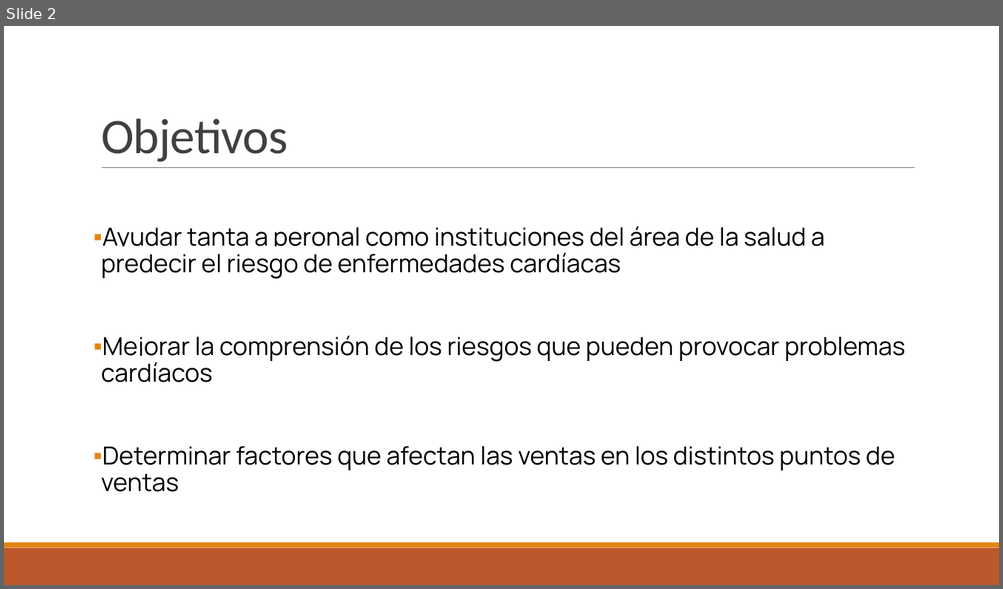
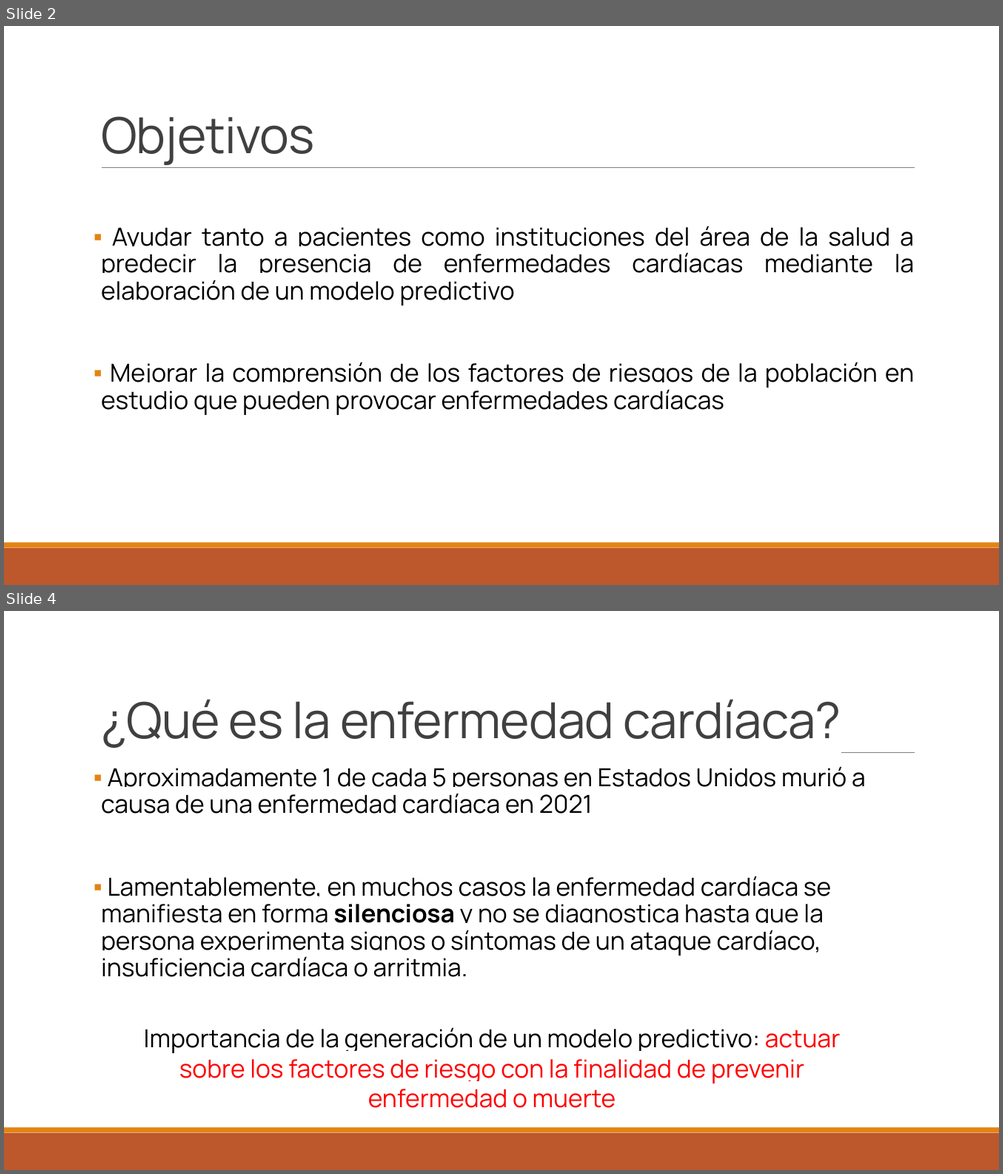
Before and after one commit to sordenesf/Heart-Disease, a slide deck: Presentación Indicators of Heart Diseases.pptx. Shown one above the other, each under a label of ours: slide 2 before the commit, slides 2 and 4 after it; the slides between them are not shown. The pictures are 1003x589 and 1003x1174 pixels, drawn with LibreOffice and Linux fonts; fonts in the diff are those of the drawing. Boxes give left, top, right and bottom in pixels: in the first picture for what was removed or moved away, otherwise in the second. Text is boxed around its words. In the diff, an @@ line names an element or a change of style, - is before the commit and + after.

```diff
--- a/Presentación Indicators of Heart Diseases.pptx
+++ b/Presentación Indicators of Heart Diseases.pptx
@@ slide 4 added at box(4, 611, 999, 1170), background #FFFFFF; not listed: 3 template elements that a slide beside it also shows @@
@@ title added at box(101, 699, 841, 748), 48 pt, text #404040 @@
+¿Qué es la enfermedad cardíaca?
@@ text added at box(101, 766, 865, 977), 24 pt, text #000000 @@
+▪ Aproximadamente 1 de cada 5 personas en Estados Unidos murió a causa de una enfermedad cardíaca en 2021
+▪ Lamentablemente, en muchos casos la enfermedad cardíaca se manifiesta en forma silenciosa y no se diagnostica hasta que la persona experimenta signos o síntomas de un ataque cardíaco, insuficiencia cardíaca o arritmia.
@@ text added at box(144, 1028, 839, 1108), 24 pt, text #FF0000 @@
+Importancia de la generación de un modelo predictivo: actuar sobre los factores de riesgo con la finalidad de prevenir enfermedad o muerte
@@ slide 2 changed as well @@
@@ title "Objetivos" at box(101, 116, 315, 165): font Calibri to Manrope @@
@@ text at box(101, 226, 913, 415): text changed @@
-▪ Ayudar tanta a peronal como instituciones del área de la salud a predecir el riesgo de enfermedades cardíacas
-▪ Mejorar la comprensión de los riesgos que pueden provocar problemas cardíacos
-▪ Determinar factores que afectan las ventas en los distintos puntos de ventas
+▪ Ayudar tanto a pacientes como instituciones del área de la salud a predecir la presencia de enfermedades cardíacas mediante la elaboración de un modelo predictivo
+▪ Mejorar la comprensión de los factores de riesgos de la población en estudio que pueden provocar enfermedades cardíacas
```
Also in this commit, not shown: 4 other slides changed, 21 other slides added, 4 slides removed.
